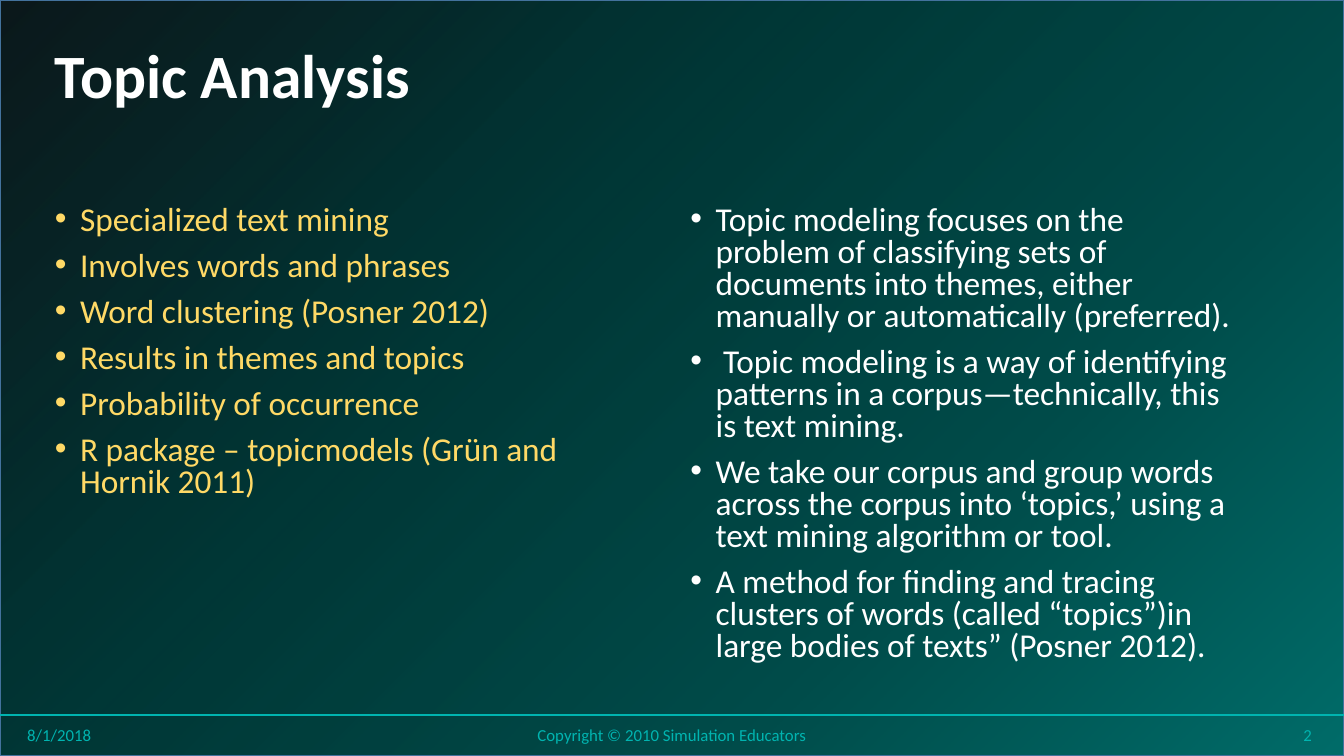
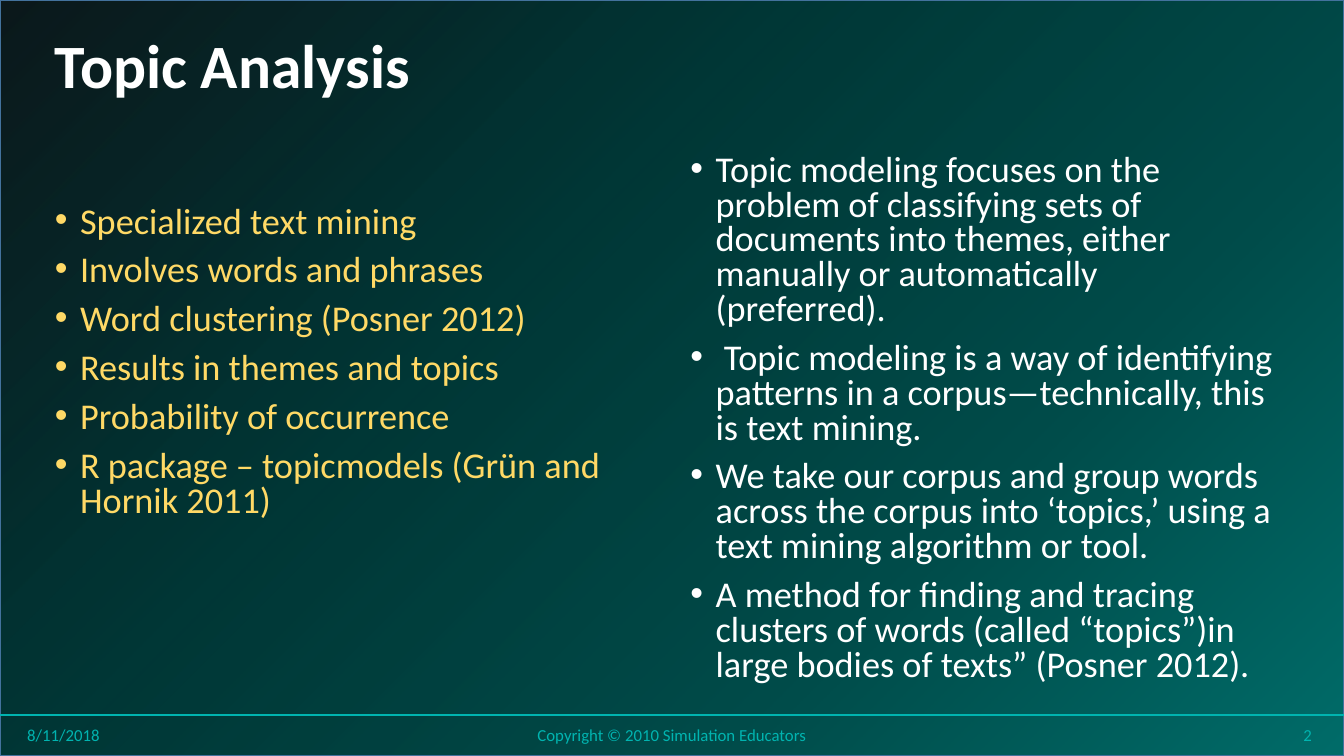
Before and after one commit to stricje1/VIT_University, a slide deck: slide 2 of Data_Analytics_2018/PPT/Lesson 22 - Data Analytics - Topic Modeling.pptx. Drawn at 1344x756 pixels with LibreOffice and Linux fonts; fonts in the diff are those of the drawing; background and template pictures are left out. Boxes give left, top, right and bottom in pixels: in the first picture for what was removed or moved away, otherwise in the second. Text is boxed around its words. In the diff, an @@ line names an element or a change of style, - is before the commit and + after.

```diff
--- a/Data_Analytics_2018/PPT/Lesson 22 - Data Analytics - Topic Modeling.pptx
+++ b/Data_Analytics_2018/PPT/Lesson 22 - Data Analytics - Topic Modeling.pptx
@@ title "Topic Analysis": place and size @@
-title "Topic Analysis" at <box>55,54,410,108</box>
+title "Topic Analysis" at <box>55,44,410,98</box>
@@ text "Topic modeling focuses on the ..." at <box>716,156,1272,684</box>: size 23.8 to 25.9 pt @@
@@ text "Topic modeling focuses on the ...": place and size @@
-text "Topic modeling focuses on the ..." at <box>716,208,1230,663</box>
+text "Topic modeling focuses on the ..." at <box>716,156,1272,684</box>
@@ text "Specialized text mining" at <box>80,208,599,518</box>: size 23.8 to 25.9 pt @@
@@ text at <box>27,729,99,742</box>: text changed @@
-8/1/2018
+8/11/2018
```
Also in this commit, not shown: 17 other slides changed, 2 other files.
